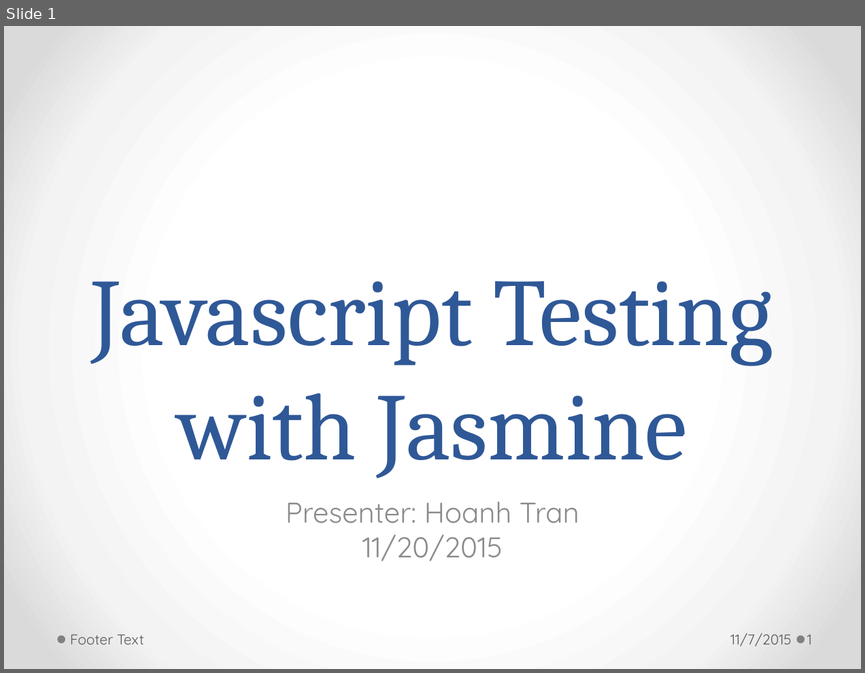
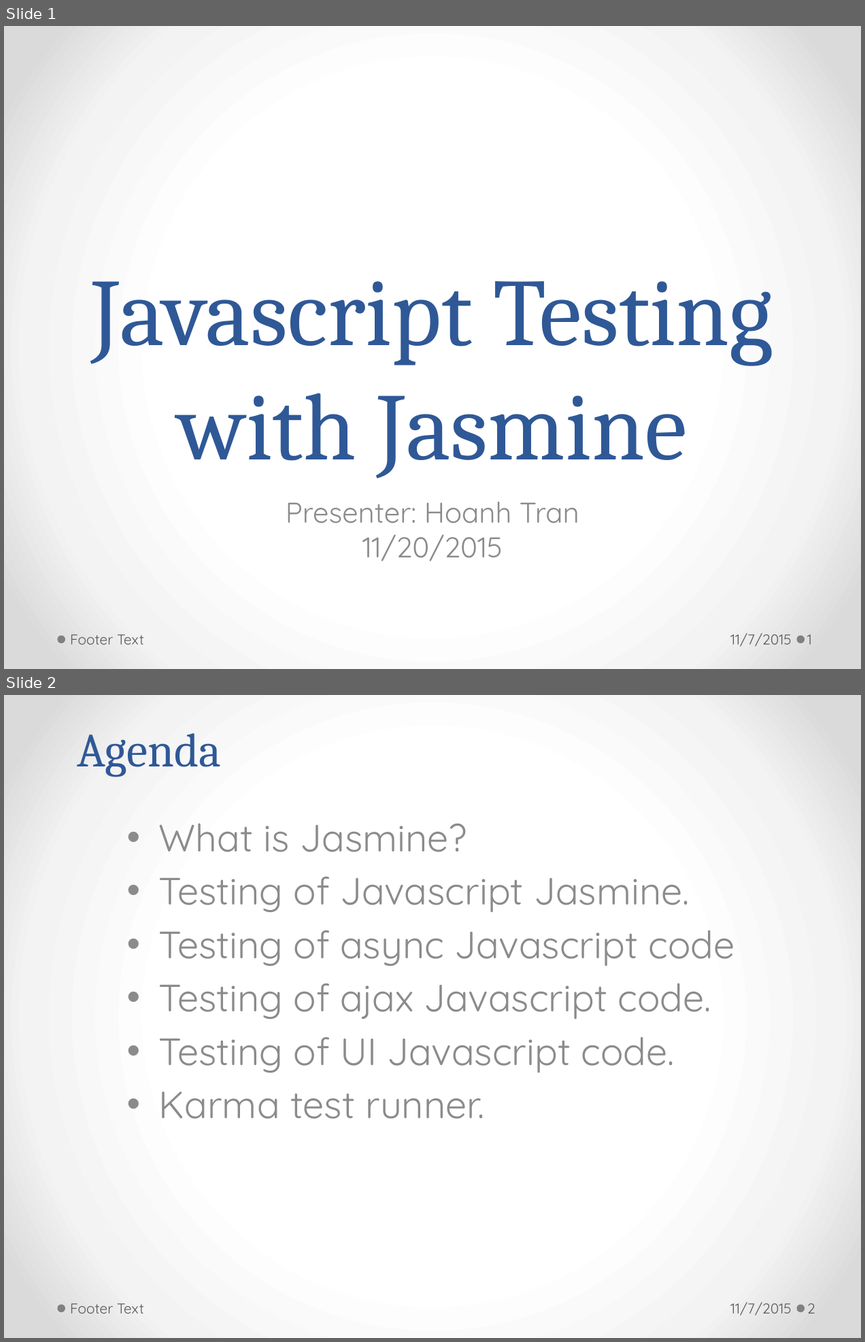
Before and after one commit to h-t-tran/work, a slide deck: brownbag/jamine/tech-presentation-jasmine.pptx. Shown one above the other, each under a label of ours: slide 1 before the commit, slides 1 and 2 after it. The pictures are 865x673 and 865x1342 pixels, drawn with LibreOffice and Linux fonts; fonts in the diff are those of the drawing. Boxes give left, top, right and bottom in pixels: in the first picture for what was removed or moved away, otherwise in the second. Text is boxed around its words. In the diff, an @@ line names an element or a change of style, - is before the commit and + after.

Commit message:
jasmine1

```diff
--- a/brownbag/jamine/tech-presentation-jasmine.pptx
+++ b/brownbag/jamine/tech-presentation-jasmine.pptx
@@ slide 2 added at <box>4,695,861,1338</box>, background gradient #FFFFFF to #F4F4F4 to #DADADA; not listed: 2 template elements that a slide beside it also shows @@
@@ title added at <box>77,733,221,777</box>, 40 pt, text #2F5897 @@
+Agenda
@@ subtitle added at <box>159,824,734,1119</box>, 32 pt, text #8C8C8C @@
+• What is Jasmine?
+• Testing of Javascript Jasmine.
+• Testing of async Javascript code
+• Testing of ajax Javascript code.
+• Testing of UI Javascript code.
+• Karma test runner.
@@ text added at <box>70,1303,144,1313</box>, 12 pt, text #595959 @@
+Footer Text
@@ text added at <box>730,1302,791,1315</box>, 12 pt, text #595959 @@
+11/7/2015
@@ page number added at <box>807,1303,815,1313</box>, 12 pt, text #595959 @@
+2
```
Also in this commit, not shown: 1 slide changed, 10 other slides added, 11 other files.
